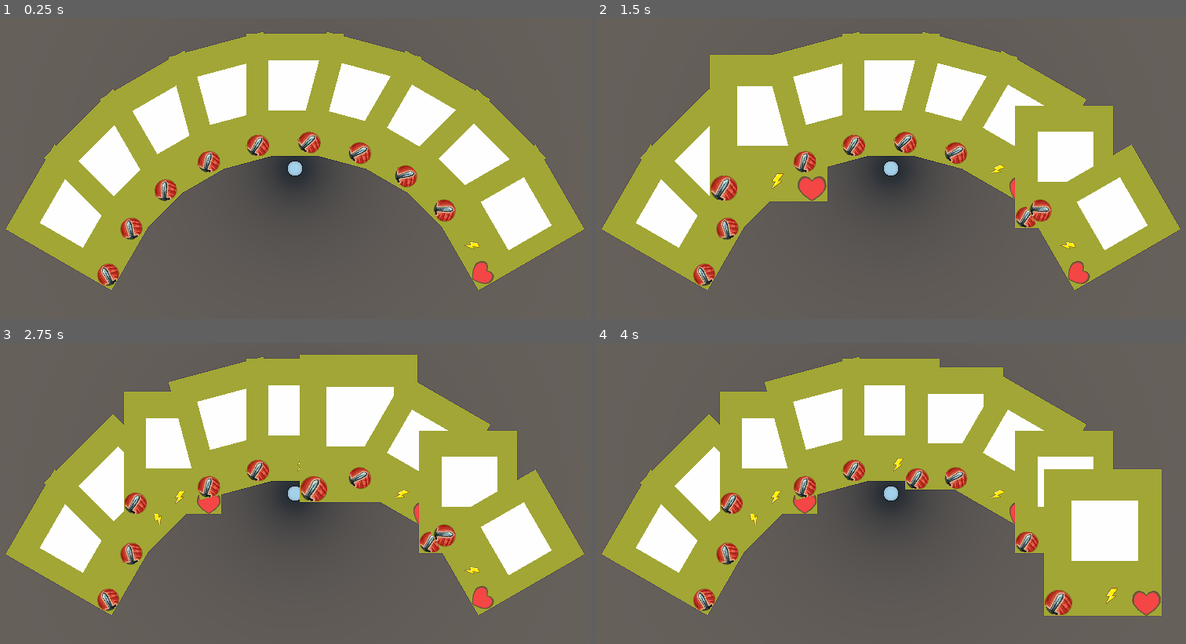
Above: before the commit, frames 1-4 (two rows, left to right).
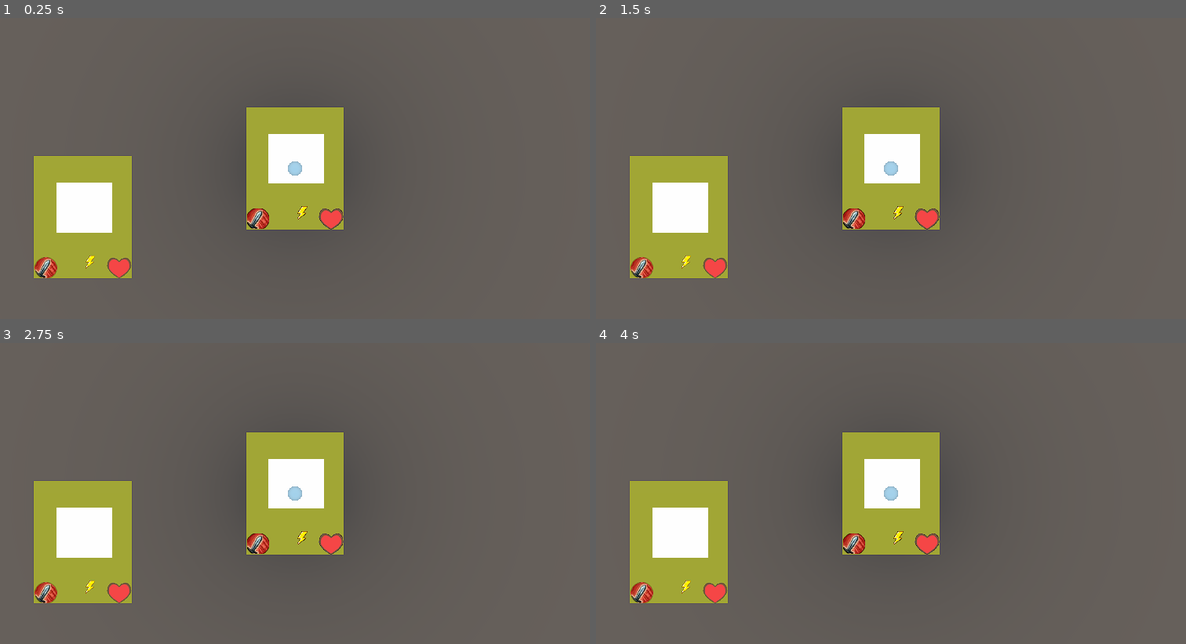
Above: after the commit, the same moments.

Repository: tpgame-spbstu/Tabletop-roguelike
Game: Godot game, scene res://Modification/hand.tscn
Two runs of this game, one before a commit and one after it. Both use one fixed random seed, a clock stepped at 60 frames per second and the inputs below. This scene is started directly instead of the project's main scene.
Inputs (mouse positions are in pixels of both pictures, inside the frame that each line leads up to):
- Up to frame 1 (0.25 s): no input
- Up to frame 2 (1.5 s): tap Enter at 0.5 s; move the mouse to (1026, 150) at 0.52 s; click (1026, 150) at 0.67 s; tap Space at 1.25 s; move the mouse to (767, 186) at 1.27 s; click (767, 186) at 1.42 s
- Up to frame 3 (2.75 s): tap Enter at 2 s; move the mouse to (359, 412) at 2.02 s; click (359, 412) at 2.17 s
- Up to frame 4 (4 s): tap Space at 2.75 s; move the mouse to (861, 565) at 2.77 s; click (861, 565) at 2.92 s; tap Enter at 3.5 s; move the mouse to (1079, 547) at 3.52 s; click (1079, 547) at 3.67 s

The runs differ from the first frame. In frame 1, 41% of the frame differs, in the area x 0-100%, y 4-91%; in frame 2, 43%; in frame 3, 43%; in frame 4, 44%, in the area x 0-96%, y 4-91%.
Error before the commit: Invalid call. Nonexistent function 'get_orig_trans' in base 'StaticBody (card_3d.gd)'. (res://Modification/hover_tween.gd:55)
Error after the commit: Invalid call. Nonexistent function 'set_orig_pos' in base 'StaticBody (card_3d.gd)'. (res://Modification/hand.gd:150)

Commit message:
Изменил _get_points: точки не зависят от угла и от текущей позиции #97

Diff:
--- a/Modification/card_3d.gd
+++ b/Modification/card_3d.gd
@@ -1,7 +1,7 @@
 extends StaticBody
 
 # original position regarding the animations (= position before the animation)
-var _orig_pos: Vector3 setget set_orig_pos, get_orig_pos
+var _orig_trans: Transform setget set_orig_trans, get_orig_trans
 # tween that is started on hovering
 onready var _hover_tween: HoverTween setget , get_hower_tween
 
@@ -22,19 +22,32 @@
 	return _hover_tween
 
 
-func set_orig_pos(pos):
-	_orig_pos = pos
+func get_size():
+	# mesh should be of CubeMesh type
+	return get_node("MeshInstance").mesh.get_size()
+
+
+func set_orig_trans(trans):
+	_orig_trans = trans
+
+
+func get_orig_trans():
+	return _orig_trans
+
+
+func get_orig_rot_y():
+	return get_orig_trans().basis.get_euler().y
 
 
 func _get_points() -> PoolVector3Array:
-	var pos := get_translation()
+	var pos = get_orig_trans().origin
 	var _size: Vector3 = $CollisionShape.shape.get_extents()
-	var phi = _size.angle_to(Vector3.RIGHT)
+	var phi := _size.angle_to(Vector3.RIGHT)
 	# no need to call `.angle_to` since it is the angle itself
 	# `.y` is the rotation on the Y-axis
-	var ext_rot = get_rotation().y
+	var ext_rot = get_orig_rot_y()
 	var length := _size.length()
-	var points: PoolVector3Array
+	var points: PoolVector3Array = []
 
 	# get the 4 points of the card's rectangle
 	# counter clockwise / \ / \ (up, up, down, down)
@@ -44,11 +57,7 @@
 
 
 func _get_2dpoints() -> PoolVector2Array:
-	var points: PoolVector2Array
+	var points: PoolVector2Array = []
 	for point in _get_points():
 		points.push_back(Vector2(point.x, point.z))
 	return points
-
-
-func get_orig_pos():
-	return _orig_pos
